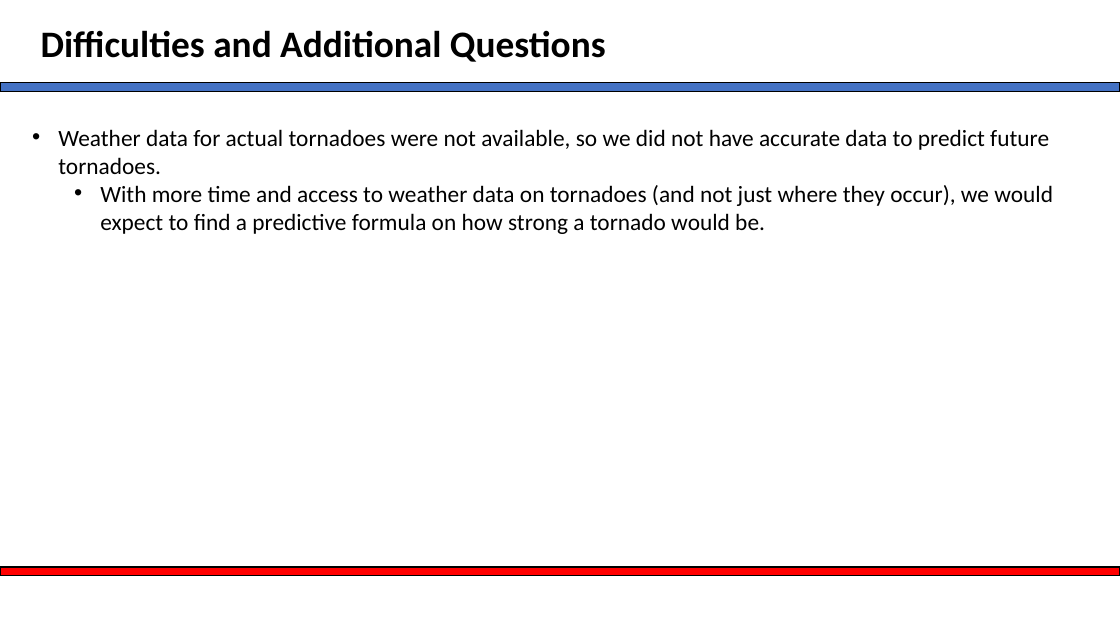
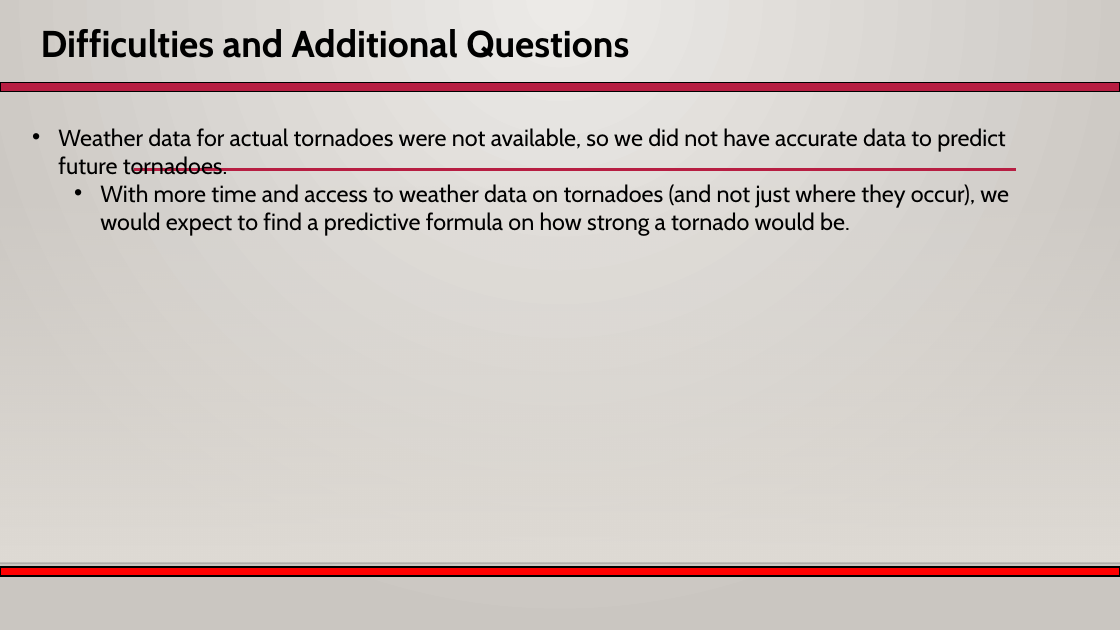
Before and after one commit to ecolburn20/Project1Team3, a slide deck: slide 13 of Group_slides_v2.pptx. Drawn at 1120x630 pixels with LibreOffice and Linux fonts; fonts in the diff are those of the drawing; background and template pictures are left out. Boxes give left, top, right and bottom in pixels: in the first picture for what was removed or moved away, otherwise in the second. Text is boxed around its words. In the diff, an @@ line names an element or a change of style, - is before the commit and + after.

```diff
--- a/Group_slides_v2.pptx
+++ b/Group_slides_v2.pptx
@@ background #FFFFFF to gradient #ECEAE7 to #CAC7C1 @@
@@ text "Difficulties and Additional Questions" at [41, 29, 629, 58]: font Calibri to Cabin @@
@@ rectangle at [0, 82, 1120, 92]: fill #4472C4 to #B71E42; outline #000000 1 pt to #000000 1.25 pt @@
@@ text "Weather data for actual tornadoes ..." at [58, 128, 1009, 236]: font Calibri to Cabin @@
@@ line added from (134, 170) to (1017, 170), #B71E42 2.5 pt @@
@@ rectangle added at [0, 186, 1120, 563], fill gradient #DFDBD5 @@
@@ rectangle at [0, 567, 1120, 576]: outline #000000 1 pt to #000000 1.25 pt @@
@@ line added from (0, 563) to (1120, 563), #000001 1 pt @@
```
Also in this commit, not shown: 13 other slides changed, 7 slides added.
